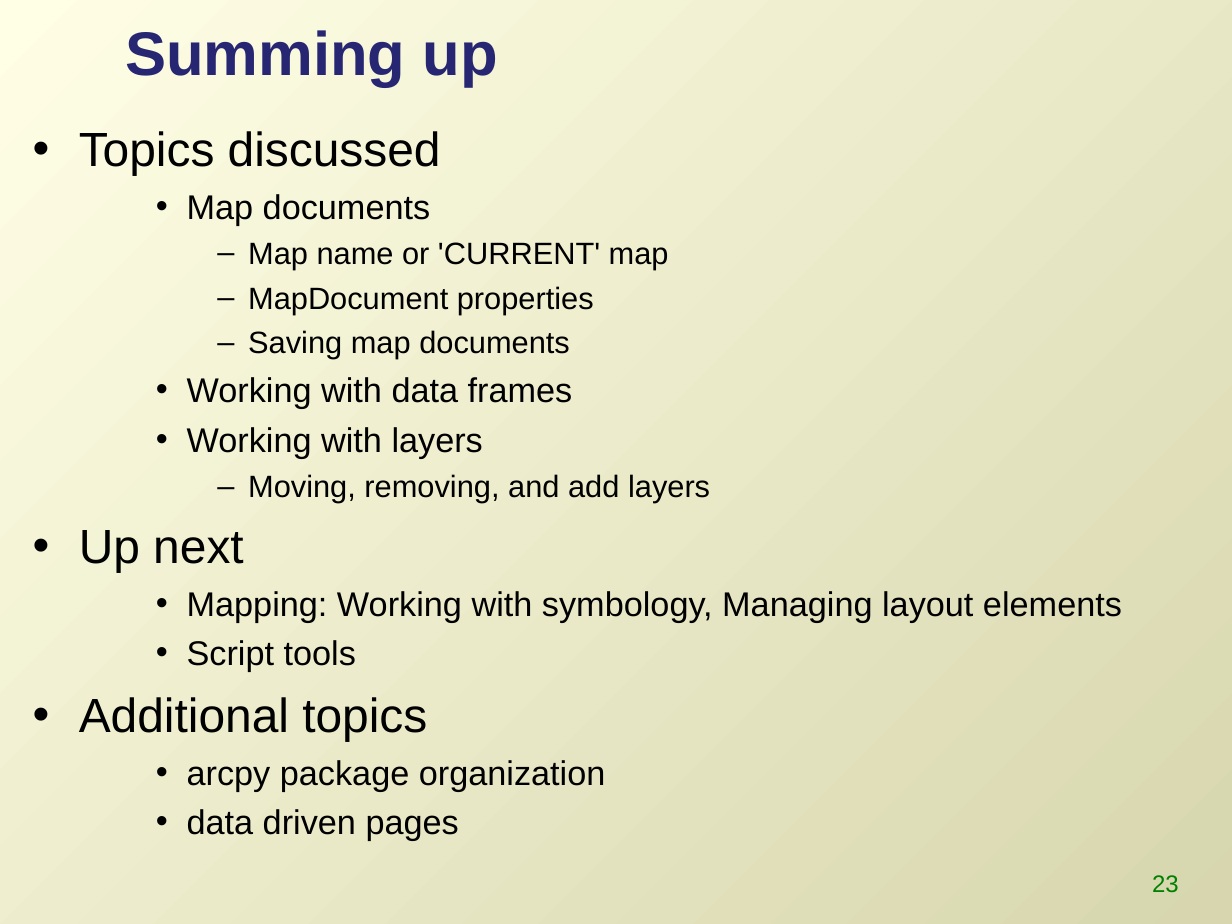
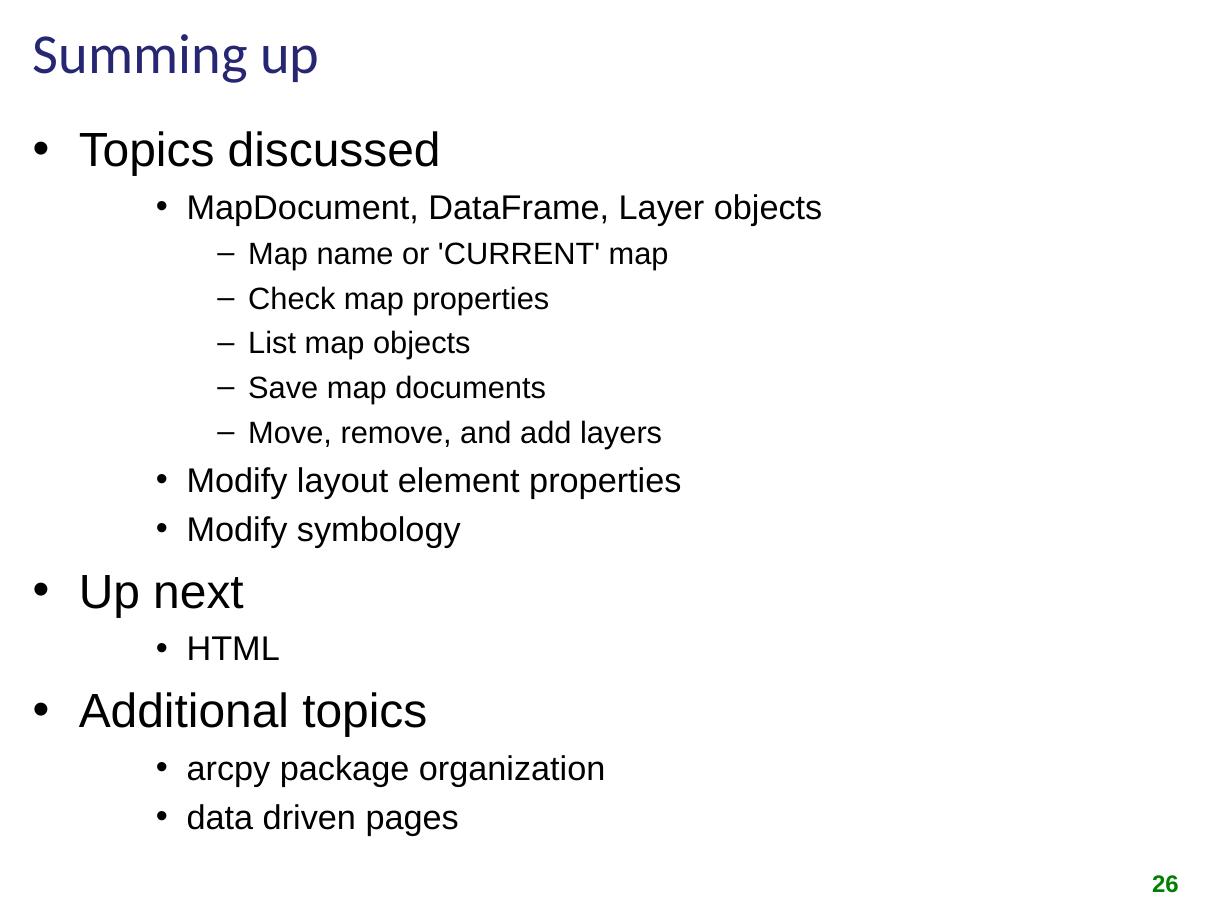
Before and after one commit to lgtateos/gis540, a slide deck: slide 26 of slides/arcpyMapping.ppt (slide 23 before the commit). Drawn at 1232x924 pixels with LibreOffice and Linux fonts; fonts in the diff are those of the drawing. Boxes give left, top, right and bottom in pixels: in the first picture for what was removed or moved away, otherwise in the second. Text is boxed around its words. In the diff, an @@ line names an element or a change of style, - is before the commit and + after.

```diff
--- a/slides/arcpyMapping.ppt
+++ b/slides/arcpyMapping.ppt
@@ background gradient #FFFFE6 to #D7D6AE to #FFFFFF @@
@@ title "Summing up" moved from (x1=125, y1=30, x2=498, y2=87) to (x1=33, y1=34, x2=319, y2=83) @@
@@ title "Summing up" at (x1=33, y1=34, x2=319, y2=83): size 36 to 33 pt, font Arial to Calibri, bold off @@
@@ text at (x1=187, y1=194, x2=823, y2=225): text changed @@
-    • Map documents
+    • MapDocument, DataFrame, Layer objects
@@ text at (x1=187, y1=286, x2=681, y2=548): text changed @@
-      – MapDocument properties
-      – Saving map documents
-    • Working with data frames
-    • Working with layers
-      – Moving, removing, and add layers
+      – Check map properties
+      – List map objects
+      – Save map documents
+      – Move, remove, and add layers
+    • Modify layout element properties
+    • Modify symbology
@@ text at (x1=187, y1=636, x2=280, y2=660): text changed @@
-    • Mapping: Working with symbology, Managing layout elements
-    • Script tools
+    • HTML
@@ page number at (x1=1152, y1=875, x2=1179, y2=893): text changed; bold on @@
-23
+26
```
Also in this commit, not shown: 25 other slides changed, 7 slides added, 3 slides removed.
